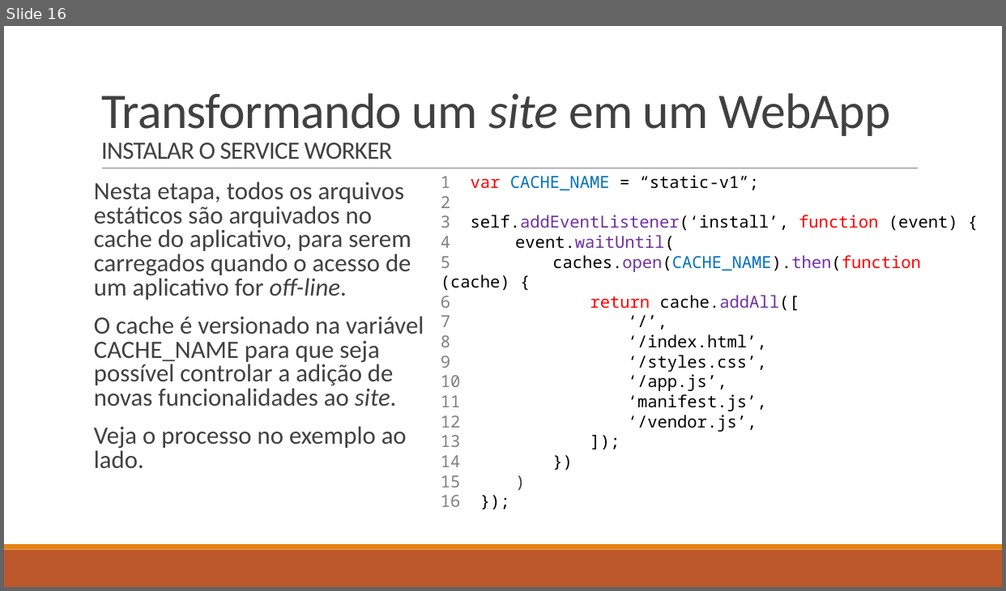
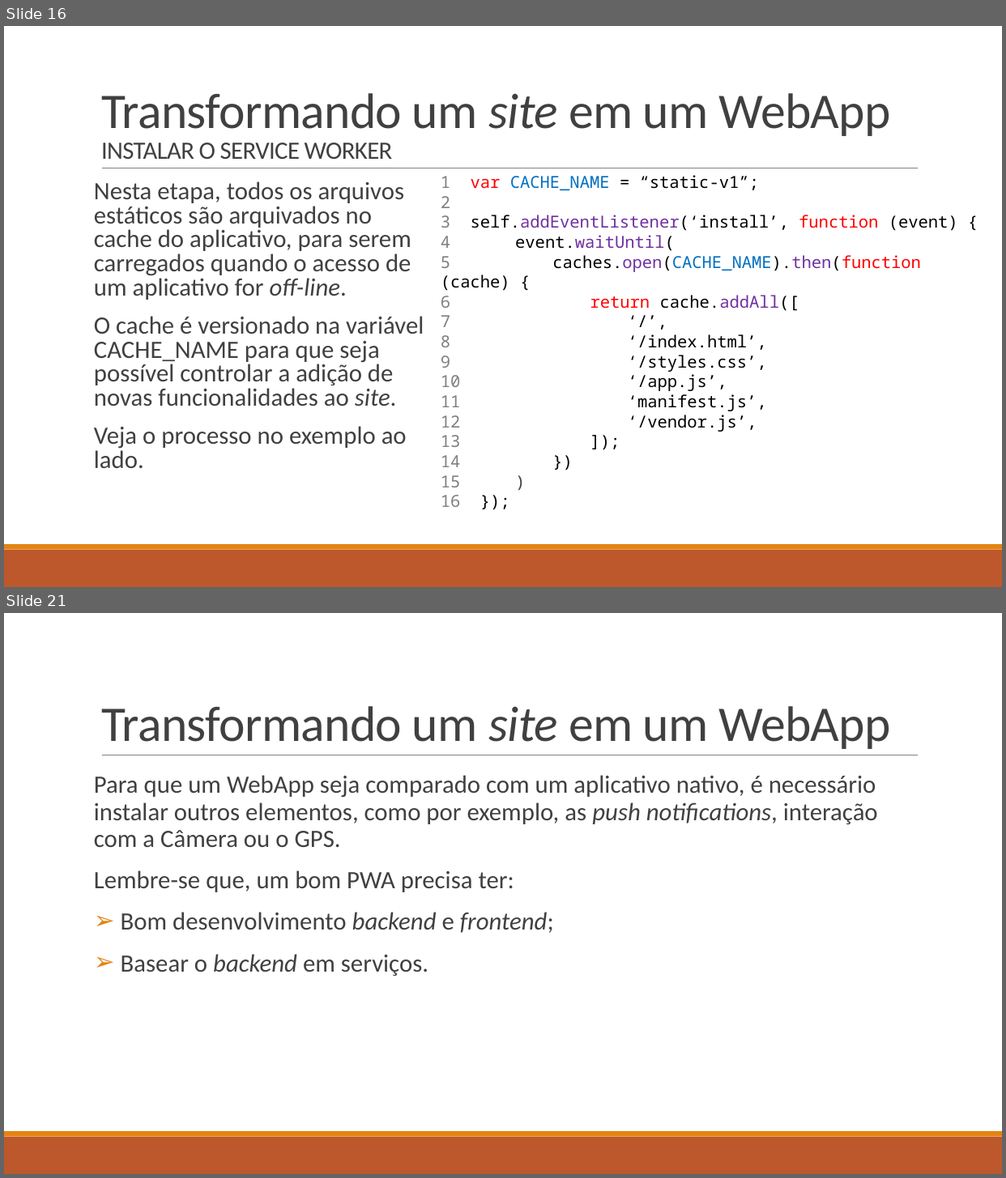
Before and after one commit to LucasHerculanoAmaro/Minhas-Aulas, a slide deck: Eugenio Mariz de Oliveira Netto/Programação de Aplicativos Mobile II/Aula 5/WebApps.pptx. Shown one above the other, each under a label of ours: slide 16 before the commit, slides 16 and 21 after it; the slides between them are not shown. The pictures are 1006x591 and 1006x1178 pixels, drawn with LibreOffice and Linux fonts; fonts in the diff are those of the drawing. Boxes give left, top, right and bottom in pixels: in the first picture for what was removed or moved away, otherwise in the second. Text is boxed around its words. In the diff, an @@ line names an element or a change of style, - is before the commit and + after.

```diff
--- a/Eugenio Mariz de Oliveira Netto/Programação de Aplicativos Mobile II/Aula 5/WebApps.pptx
+++ b/Eugenio Mariz de Oliveira Netto/Programação de Aplicativos Mobile II/Aula 5/WebApps.pptx
@@ slide 21 added at (4, 613, 1002, 1174), background #FFFFFF; not listed: 3 template elements that a slide beside it also shows @@
@@ title added at (101, 706, 891, 749), 48 pt, text #404040 @@
+Transformando um site em um WebApp
@@ text added at (94, 775, 878, 976), 24 pt, text #404040 @@
+Para que um WebApp seja comparado com um aplicativo nativo, é necessário instalar outros elementos, como por exemplo, as push notifications, interação com a Câmera ou o GPS.
+Lembre-se que, um bom PWA precisa ter:
+➢ Bom desenvolvimento backend e frontend;
+➢ Basear o backend em serviços.
```
Also in this commit, not shown: 5 other slides added, 2 other files.
